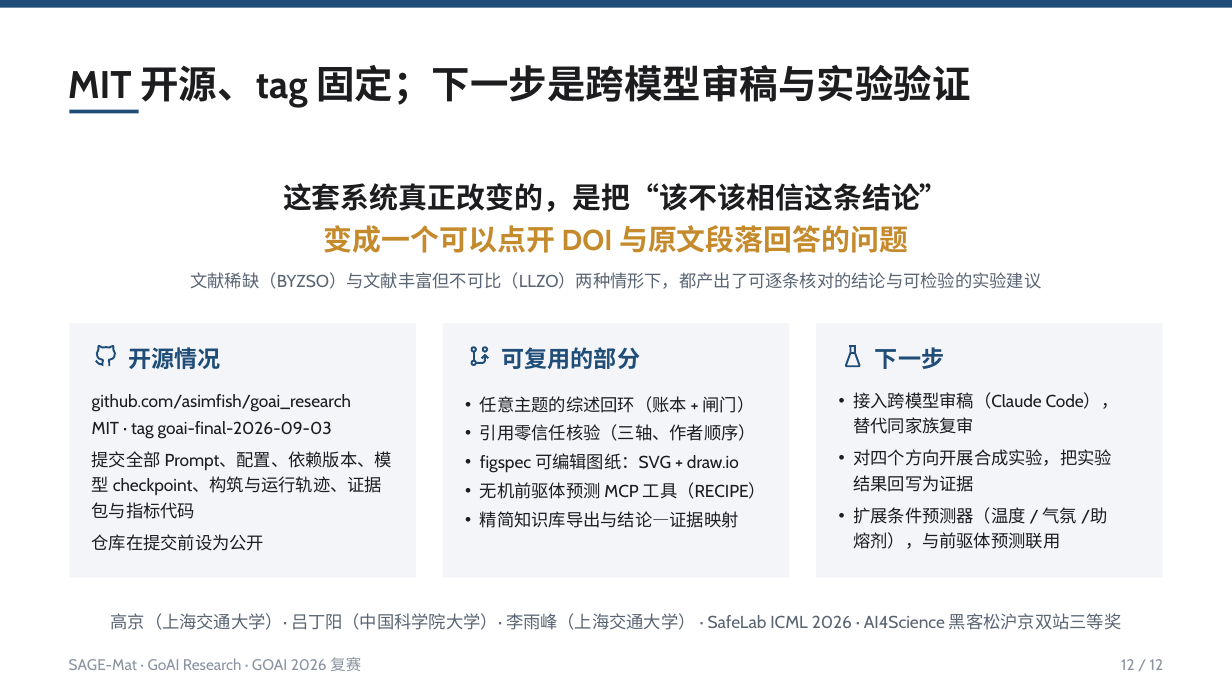
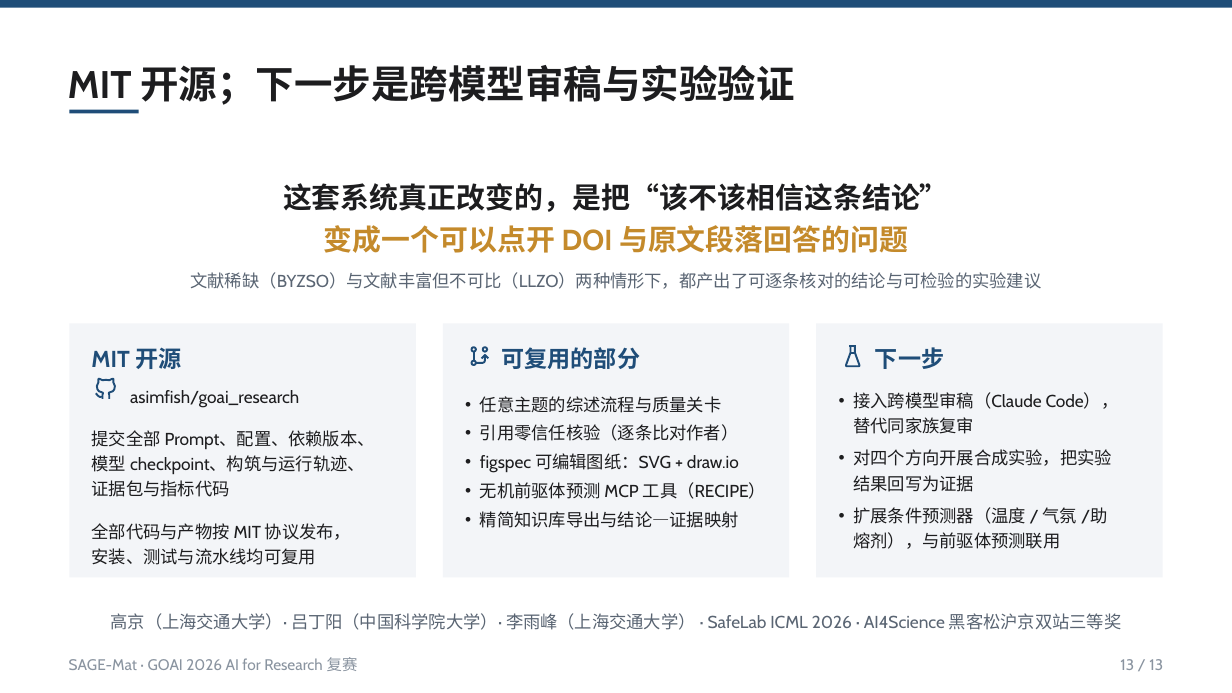
Before and after one commit to asimfish/goai_research, a slide deck: slide 13 of submission/goai_final/deck/SAGE-Mat_复赛方案说明.pptx (slide 12 before the commit). Drawn at 1232x693 pixels with LibreOffice and Linux fonts; fonts in the diff are those of the drawing. Boxes give left, top, right and bottom in pixels: in the first picture for what was removed or moved away, otherwise in the second. Text is boxed around its words. In the diff, an @@ line names an element or a change of style, - is before the commit and + after.

```diff
--- a/submission/goai_final/deck/SAGE-Mat_复赛方案说明.pptx
+++ b/submission/goai_final/deck/SAGE-Mat_复赛方案说明.pptx
@@ text at box(68, 65, 794, 105): text changed @@
-MIT 开源、tag 固定；下一步是跨模型审稿与实验验证
+MIT 开源；下一步是跨模型审稿与实验验证
@@ text at box(91, 347, 181, 369): text changed @@
-开源情况
+MIT 开源
@@ freeform shape: place and size @@
-freeform shape at box(96, 346, 116, 366)
+freeform shape at box(96, 379, 116, 399)
@@ text at box(480, 396, 739, 441): text changed @@
-• 任意主题的综述回环（账本 + 闸门）
-• 引用零信任核验（三轴、作者顺序）
+• 任意主题的综述流程与质量关卡
+• 引用零信任核验（逐条比对作者）
@@ text at box(92, 455, 365, 474): text changed @@
-github.com/asimfish/goai_research
-MIT · tag goai-final-2026-09-03
-提交全部 Prompt、配置、依赖版本、模型 checkpoint、构筑与运行轨迹、证据包与指标代码
-仓库在提交前设为公开
+模型 checkpoint、构筑与运行轨迹、
@@ group added at box(92, 390, 375, 565): 4 texts @@
+asimfish/goai_research
+提交全部 Prompt、配置、依赖版本、
+证据包与指标代码
+全部代码与产物按 MIT 协议发布，安装、测试与流水线均可复用
@@ text at box(69, 657, 358, 671): text changed @@
-SAGE-Mat · GoAI Research · GOAI 2026 复赛
+SAGE-Mat · GOAI 2026 AI for Research 复赛
@@ text at box(1120, 659, 1163, 670): text changed @@
-12 / 12
+13 / 13
```
Also in this commit, not shown: 8 other slides changed, 4 slides added, 3 slides removed, 41 other files.
